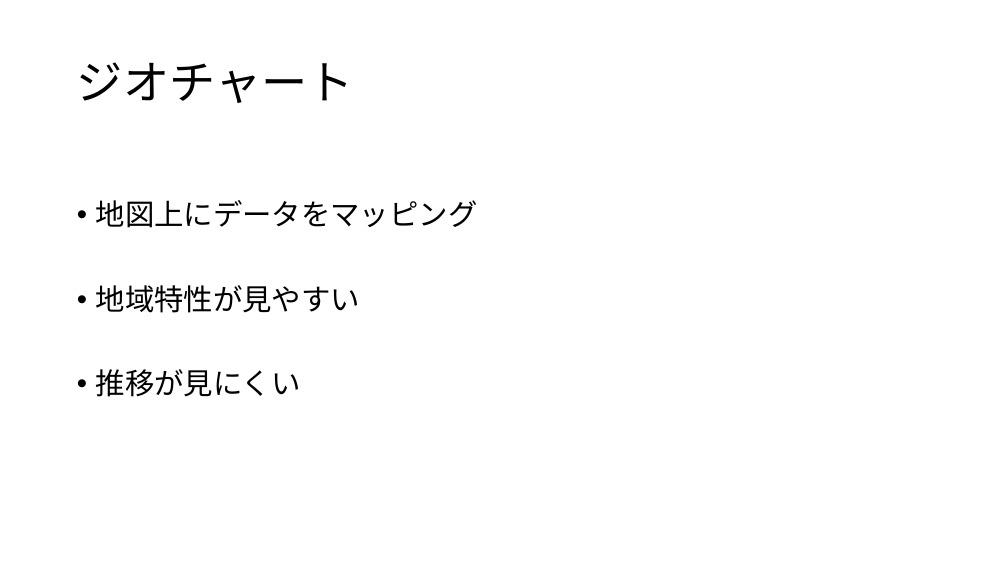
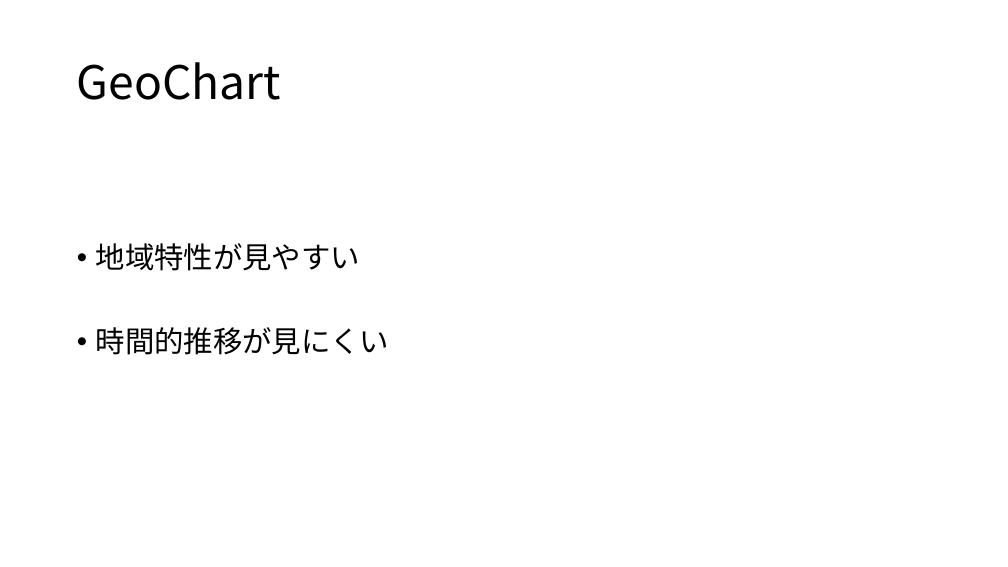
Before and after one commit to erevest-cobalt/3pro, a slide deck: slide 14 of 統計データの可視化.pptx (slide 10 before the commit). Drawn at 1008x567 pixels with LibreOffice and Linux fonts; fonts in the diff are those of the drawing. Boxes give left, top, right and bottom in pixels: in the first picture for what was removed or moved away, otherwise in the second. Text is boxed around its words. In the diff, an @@ line names an element or a change of style, - is before the commit and + after.

```diff
--- a/統計データの可視化.pptx
+++ b/統計データの可視化.pptx
@@ title at [77, 62, 281, 100]: text changed @@
-ジオチャート
+GeoChart
@@ text at [96, 200, 478, 228]: paragraph removed @@
-• 地図上にデータをマッピング
@@ text at [96, 327, 389, 355]: text changed @@
-• 推移が見にくい
+• 時間的推移が見にくい
```
Also in this commit, not shown: 2 other slides changed, 5 slides added, 3 slides removed.
